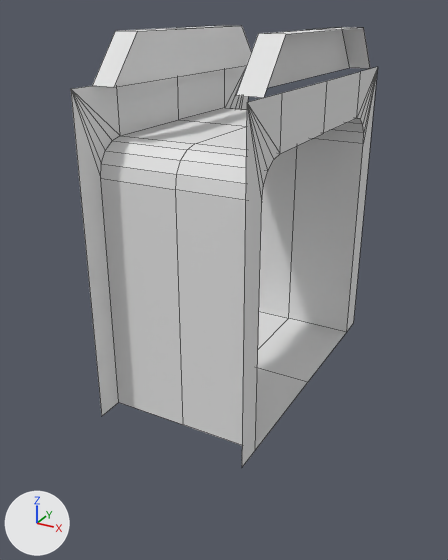
What one commit did to the FBX model ArtSource/level/door_01_frame.fbx.
Rendered twice from a 50 mm camera at (3.51, -6.98, 4.76) aimed at (-0.18, -0.28, 1.4). The axes (+X, +Y, +Z) are drawn at lower left. The lights are the same throughout. Mesh edges are drawn as thin lines. Vertices at the same position are counted once.
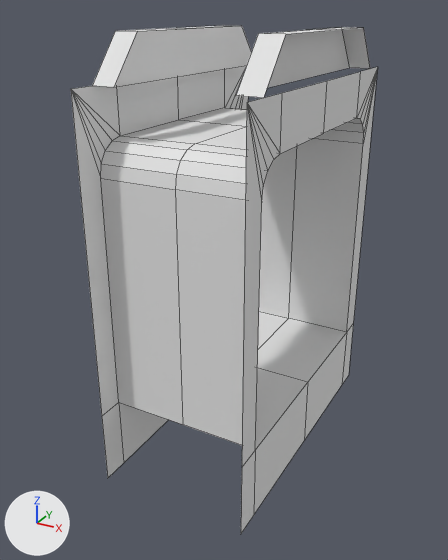
Location of each change, (x1, y1, x2, y2) in pixels of the pictures (448 x 560 px):
'Plane.3665', reshaped (15% taller): before (71, 25, 377, 467); after (71, 25, 377, 533)
part 1 of me_plane_013, added: after (102, 324, 353, 533)

What changed in the scene script:
```text
Change me_plane_013:
    where me_plane_013.from_pydata(...)  # 76 vertices, 66 faces; spans x -1.0..1.0, y -2.0..2.0, z 0.0..4.53
    used by ob_plane_3665; location = (0.0, 0.0, 0.0)
    verts and faces of me_plane_013; kept vertices keep their numbers, new ones are numbered from 76
    before: 1 (1.0, -2.0, 0.0) at pixel (241, 467), 2 (1.0, -1.65, 0.0) at pixel (255, 450), 10 (1.0, 2.0, 0.0) at pixel (353, 323), 11 (1.0, 1.65, 0.0) at pixel (346, 332), 17 (1.0, 0.0, 0.0) at pixel (307, 382)
    before: 32 (-1.0, -2.0, 0.0) at pixel (101, 416), 33 (-1.0, -1.65, 0.0) at pixel (118, 402), 47 (-1.0, 2.0, 0.0), 48 (-1.0, 1.65, 0.0), 54 (-1.0, 0.0, 0.0)
    me_plane_013 part 1
    add for new, old in zip([*range(76, 86)], [1, 2, 10, 11, 17, 32, 33, 47, 48, 54]): verts[new] = verts[old] + (0.0, 0.0, -1.0)
    add faces += [(2, 77, 80, 17), (10, 11, 79, 78), (11, 17, 80, 79), (1, 76, 77, 2), (33, 54, 85, 82), (47, 83, 84, 48)]
    add faces += [(48, 84, 85, 54), (32, 33, 82, 81)]
```
